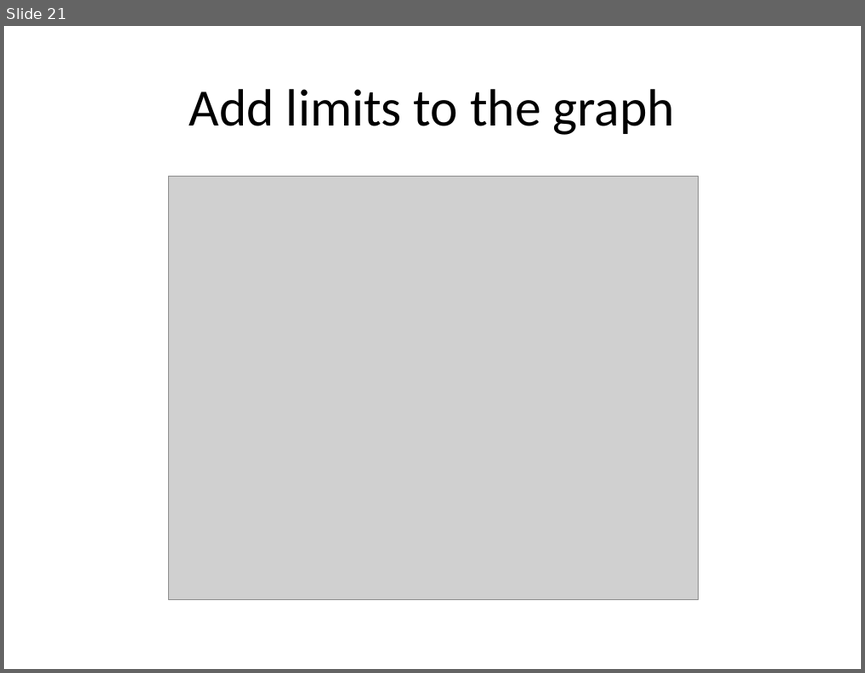
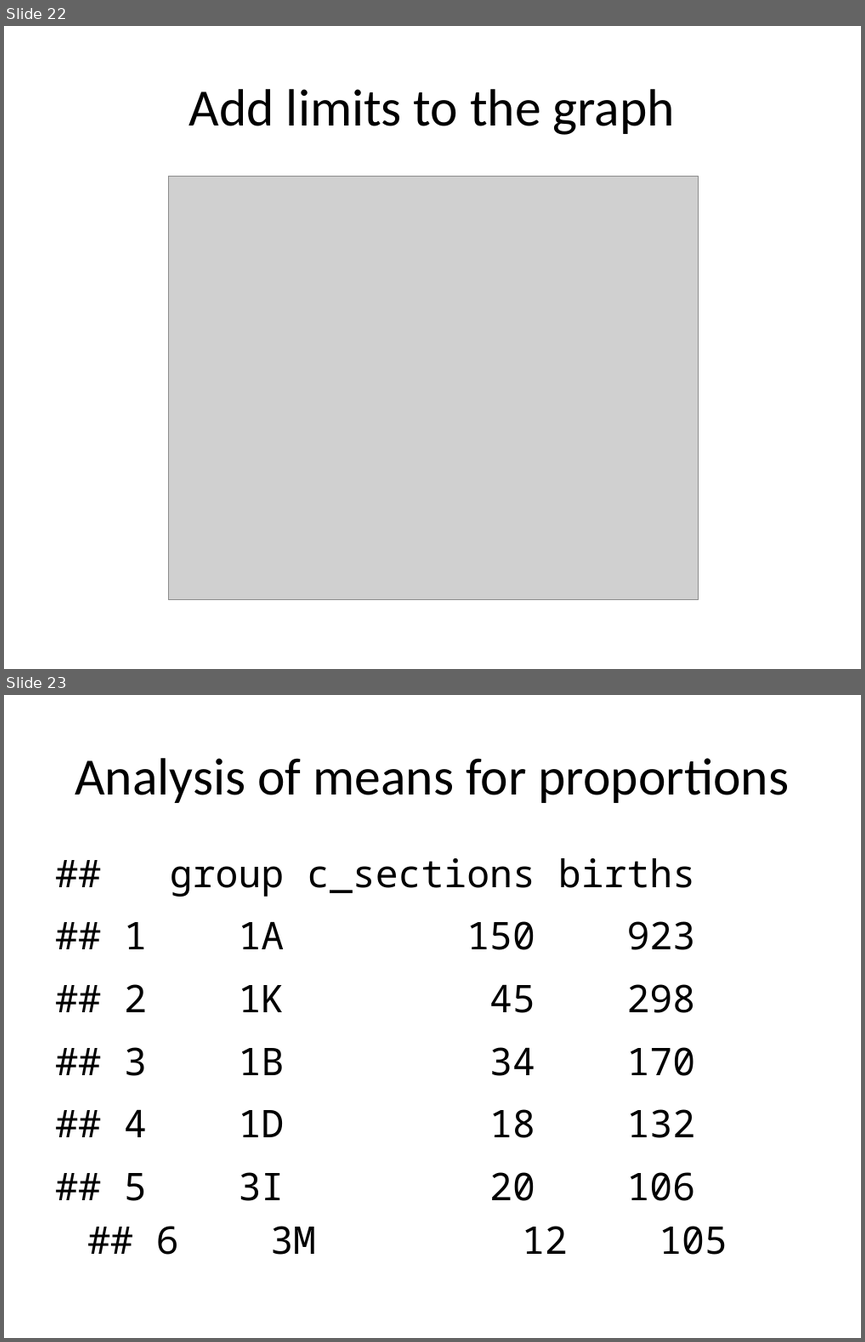
Before and after one commit to pmean/papers-and-presentations, a slide deck: anom/anom-talk.pptx. Shown one above the other, each under a label of ours: slide 21 before the commit, slides 22 and 23 after it. The pictures are 865x673 and 865x1342 pixels, drawn with LibreOffice and Linux fonts; fonts in the diff are those of the drawing; grey boxes stand for pictures. Boxes give left, top, right and bottom in pixels: in the first picture for what was removed or moved away, otherwise in the second. Text is boxed around its words. In the diff, an @@ line names an element or a change of style, - is before the commit and + after.

Commit message:
Added c_section data to anom-talk

```diff
--- a/anom/anom-talk.pptx
+++ b/anom/anom-talk.pptx
@@ slide 23 added at [4,695,861,1338], background #FFFFFF @@
@@ title added at [75,758,789,803], 44 pt, text #000000 @@
+Analysis of means for proportions
@@ text added at [124,858,727,1254], 32 pt, text #000000 @@
+## group c_sections births
+## 1 1A 150 923
+## 2 1K 45 298
+## 3 1B 34 170
+## 4 1D 18 132
+## 5 3I 20 106
+## 6 3M 12 105
@@ what was slide 21 is now slide 22 @@
```
Also in this commit, not shown: 2 other slides added, 1 other file.
